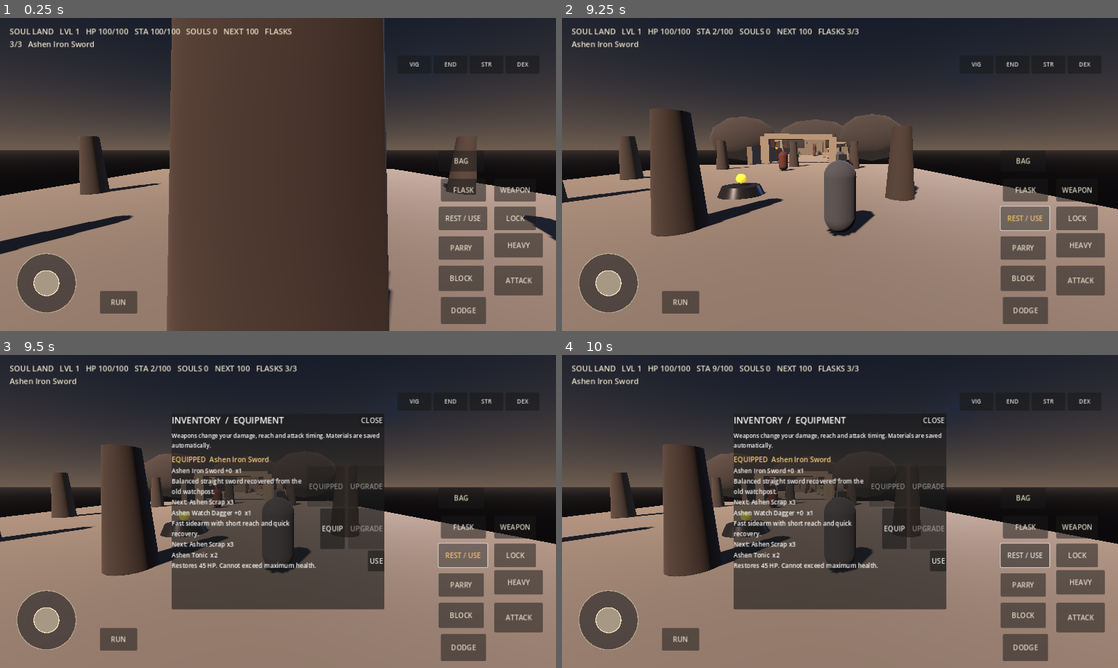
Above: before the commit, frames 1-4 (two rows, left to right).
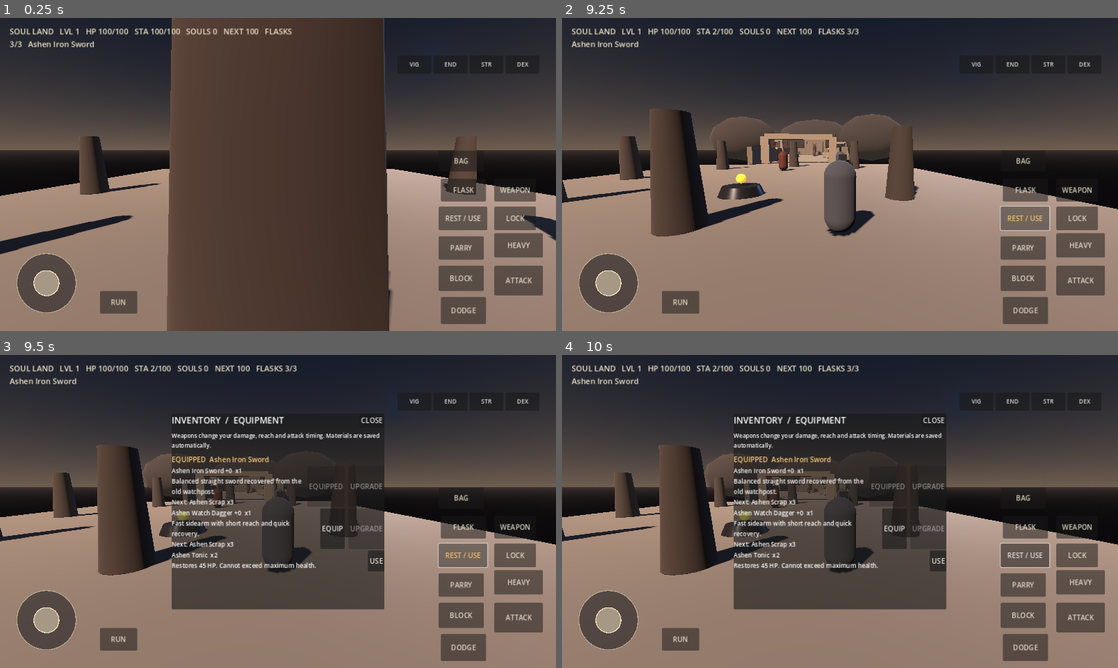
Above: after the commit, the same moments.

Repository: codingscenes2-cyber/SoulLans
Game: Godot game, scene res://scenes/main.tscn
Two runs of this game, one before a commit and one after it. Both use one fixed random seed, a clock stepped at 60 frames per second and the inputs below.
Inputs (mouse positions are in pixels of both pictures, inside the frame that each line leads up to):
- Up to frame 1 (0.25 s): no input
- Up to frame 2 (9.25 s): drag from (606, 284) to (895, 105) at 0.52 s; drag from (728, 190) to (812, 237) at 1.27 s; click "ATTACK" at 2 s; click "HEAVY" at 2.75 s; click "BLOCK" at 3.5 s; click "PARRY" at 4.25 s; click "DODGE" at 5 s; click "LOCK" at 5.75 s; move the mouse to (895, 105) at 6.52 s; hold D (move_right) 6.53-7.25 s; tap Space (dodge) at 6.6 s; drag from (812, 237) to (673, 127) at 7.27 s; click "REST / USE" at 8 s; move the mouse to (1006, 221) at 8.77 s; hold A (move_left) from 8.78 s (still down); tap H (heavy_attack) at 8.85 s
- Up to frame 3 (9.5 s): keep holding A (move_left); tap I (inventory) at 9.4 s
- Up to frame 4 (10 s): release A (move_left) at 9.5 s; drag from (673, 464) to (756, 433) at 9.52 s

Frames 1-2 are identical in both runs. In frame 3, 1.1% of the frame differs, in the area x 0-100%, y 28-71%; in frame 4, 1.7%, in the area x 0-100%, y 3-71%.

Commit message:
Pause player combat and movement while inventory is open

Diff:
--- a/scripts/player_controller.gd
+++ b/scripts/player_controller.gd
@@ -61,6 +61,11 @@
     _create_camera_rig()
 
 func _physics_process(delta: float) -> void:
+    if is_instance_valid(hud) and hud.has_method("is_inventory_open") and hud.is_inventory_open():
+        velocity = Vector3.ZERO
+        move_and_slide()
+        _update_camera()
+        return
     attack_cooldown = maxf(0.0, attack_cooldown - delta)
     if attack_windup > 0.0:
         attack_windup -= delta
